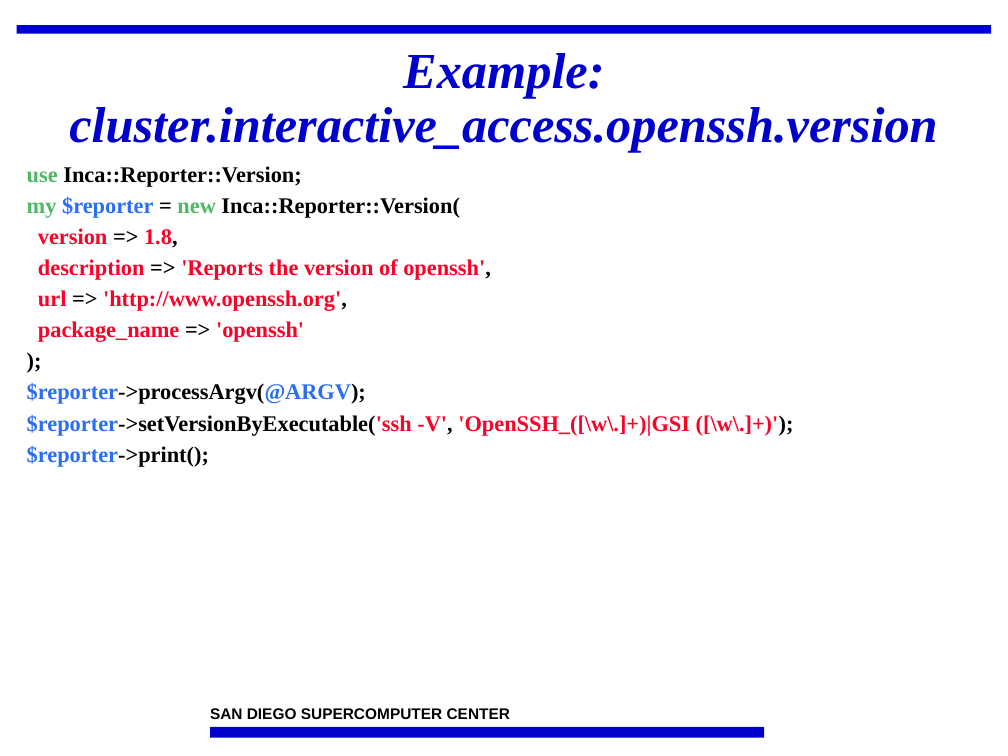
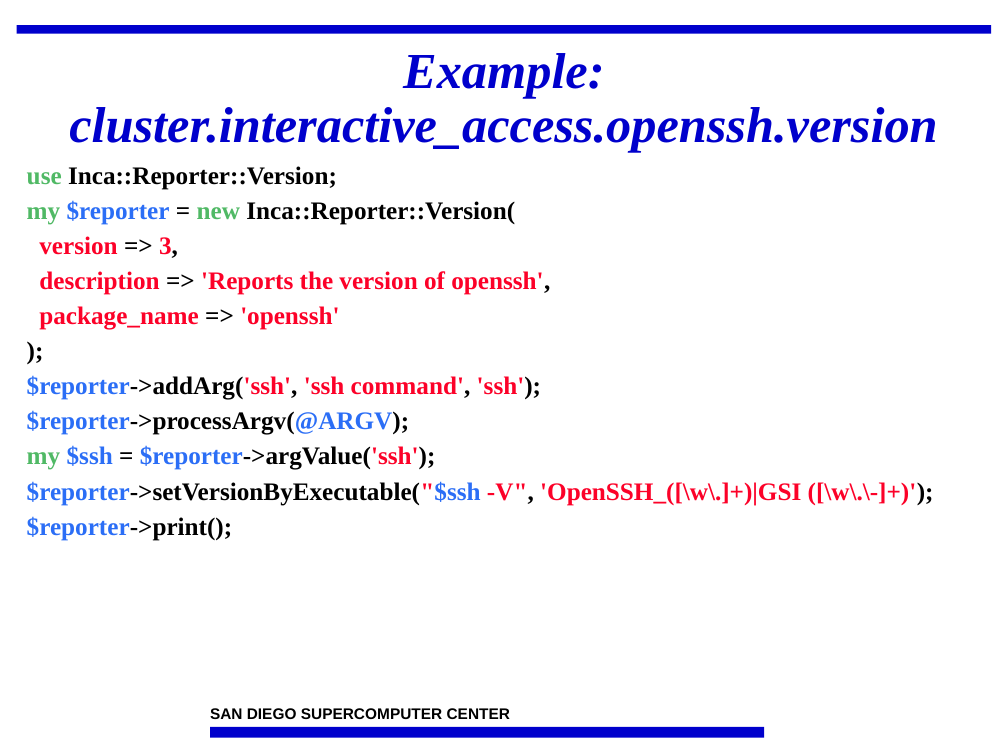
Before and after one commit to IncaProject/inca-xsede, a slide deck: slide 17 of talks/2008workshop/incaReporters.ppt (slide 14 before the commit). Drawn at 1008x756 pixels with LibreOffice and Linux fonts; fonts in the diff are those of the drawing; background and template pictures are left out. Boxes give left, top, right and bottom in pixels: in the first picture for what was removed or moved away, otherwise in the second. Text is boxed around its words. In the diff, an @@ line names an element or a change of style, - is before the commit and + after.

```diff
--- a/talks/2008workshop/incaReporters.ppt
+++ b/talks/2008workshop/incaReporters.ppt
@@ text at [27,166,550,541]: size 16 to 18 pt in "use Inca::Reporter::Version;", "my $reporter = new Inca::Reporter::Version(", "description => 'Reports the version of openssh',", "package_name => 'openssh'" and 3 more places @@
@@ text at [39,236,178,258]: text changed; size 16 to 18 pt @@
-version => 1.8,
+version => 3,
@@ text at [38,290,347,311]: paragraph removed @@
-url => 'http://www.openssh.org',
@@ text at [27,375,541,400]: paragraph added @@
+$reporter->addArg('ssh', 'ssh command', 'ssh');
@@ text at [27,445,934,506]: text changed; size 16 to 18 pt @@
-$reporter->setVersionByExecutable('ssh -V', 'OpenSSH_([\w\.]+)|GSI ([\w\.]+)');
+my $ssh = $reporter->argValue('ssh');
+$reporter->setVersionByExecutable("$ssh -V", 'OpenSSH_([\w\.]+)|GSI ([\w\.\-]+)');
```
Also in this commit, not shown: 13 other slides changed, 7 slides added.
